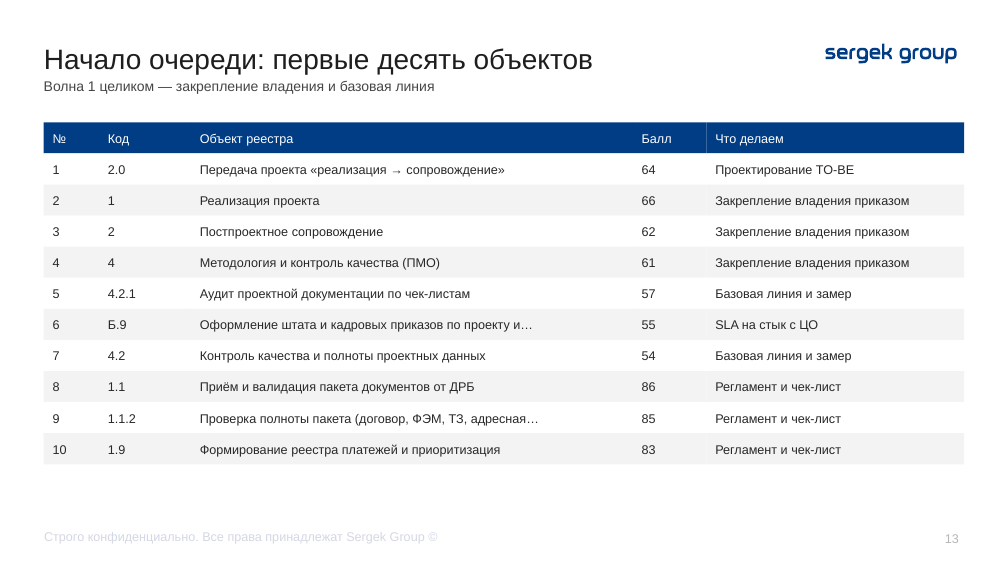
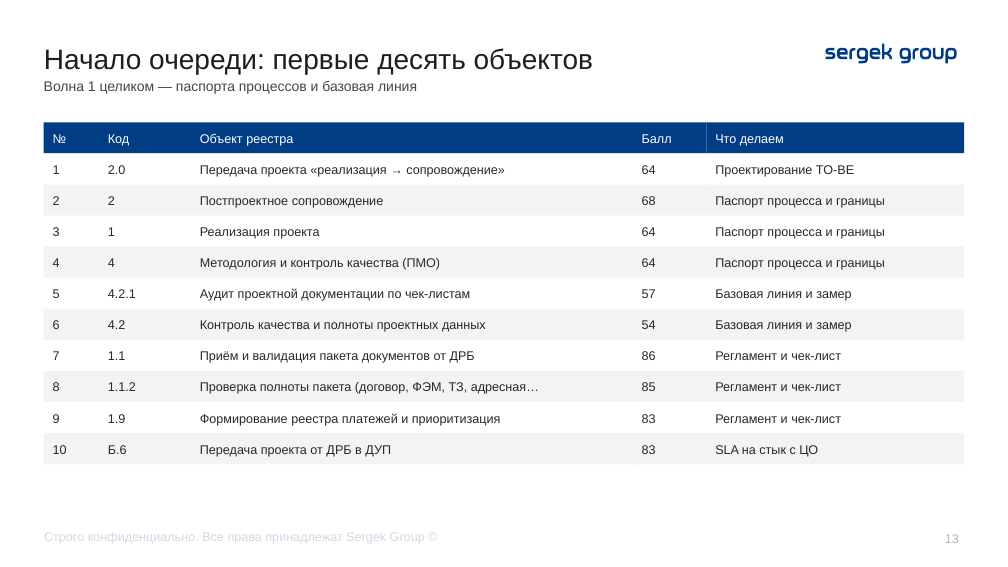
Before and after one commit to TemeshevProject/SG-DUP-Project, a slide deck: slide 13 of dup_project/02_Презентация/ДУП_Приоритеты_реинжиниринга_презентация.pptx. Drawn at 1008x567 pixels with LibreOffice and Linux fonts; fonts in the diff are those of the drawing. Boxes give left, top, right and bottom in pixels: in the first picture for what was removed or moved away, otherwise in the second. Text is boxed around its words. In the diff, an @@ line names an element or a change of style, - is before the commit and + after.

```diff
--- a/dup_project/02_Презентация/ДУП_Приоритеты_реинжиниринга_презентация.pptx
+++ b/dup_project/02_Презентация/ДУП_Приоритеты_реинжиниринга_презентация.pptx
@@ text at bbox=[44, 81, 417, 94]: text changed @@
-Волна 1 целиком — закрепление владения и базовая линия
+Волна 1 целиком — паспорта процессов и базовая линия
@@ text in rectangle at bbox=[642, 196, 656, 205]: text changed @@
-66
+68
@@ text in rectangle at bbox=[715, 196, 885, 208]: text changed @@
-Закрепление владения приказом
+Паспорт процесса и границы
@@ rectangle "1": place and size @@
-rectangle "1" at bbox=[99, 184, 191, 216]
+rectangle "1" at bbox=[99, 216, 191, 247]
@@ rectangle "Реализация проекта": place and size @@
-rectangle "Реализация проекта" at bbox=[192, 184, 633, 216]
+rectangle "Реализация проекта" at bbox=[192, 216, 633, 247]
@@ text in rectangle at bbox=[642, 227, 656, 236]: text changed @@
-62
+64
@@ text in rectangle at bbox=[715, 227, 885, 239]: text changed @@
-Закрепление владения приказом
+Паспорт процесса и границы
@@ text in rectangle at bbox=[642, 258, 656, 267]: text changed @@
-61
+64
@@ text in rectangle at bbox=[715, 258, 885, 270]: text changed @@
-Закрепление владения приказом
+Паспорт процесса и границы
@@ rectangle removed at bbox=[99, 308, 191, 340] @@
-Б.9
@@ rectangle removed at bbox=[192, 308, 633, 340] @@
-Оформление штата и кадровых приказов по проекту и…
@@ rectangle removed at bbox=[633, 308, 707, 340] @@
-55
@@ rectangle removed at bbox=[707, 308, 965, 340] @@
-SLA на стык с ЦО
@@ rectangle "1.1": place and size @@
-rectangle "1.1" at bbox=[99, 402, 191, 433]
+rectangle "1.1" at bbox=[99, 340, 191, 371]
@@ text in rectangle at bbox=[108, 351, 126, 360]: text changed @@
-1.1.2
+1.1
@@ rectangle added at bbox=[707, 340, 965, 371], fill #FFFFFF, 9 pt, text #282828 @@
+Регламент и чек-лист
@@ text in rectangle at bbox=[108, 382, 136, 391]: text changed @@
-1.1
+1.1.2
@@ fill #FFFFFF to #F3F3F3 in 8 elements at bbox=[99, 184, 191, 216], bbox=[192, 184, 633, 216], bbox=[192, 371, 633, 402], bbox=[99, 308, 191, 340], bbox=[192, 308, 633, 340], bbox=[633, 308, 707, 340], bbox=[707, 308, 965, 340], bbox=[633, 371, 707, 402] @@
@@ fill #F3F3F3 to #FFFFFF in 6 elements at bbox=[99, 216, 191, 247], bbox=[192, 340, 633, 371], bbox=[633, 340, 707, 371], bbox=[99, 402, 191, 433], bbox=[192, 216, 633, 247], bbox=[192, 402, 633, 433] @@
@@ 12 rectangles: place and size @@
-12 rectangles at bbox=[99, 216, 965, 465]
+12 rectangles at bbox=[99, 184, 965, 433]
@@ rectangle added at bbox=[99, 433, 191, 465], fill #F3F3F3, 9 pt, text #282828 @@
+Б.6
@@ rectangle added at bbox=[192, 433, 633, 465], fill #F3F3F3, 9 pt, text #282828 @@
+Передача проекта от ДРБ в ДУП
@@ text in rectangle at bbox=[715, 445, 818, 457]: text changed @@
-Регламент и чек-лист
+SLA на стык с ЦО
```
Also in this commit, not shown: 9 other slides changed, 10 other files.
